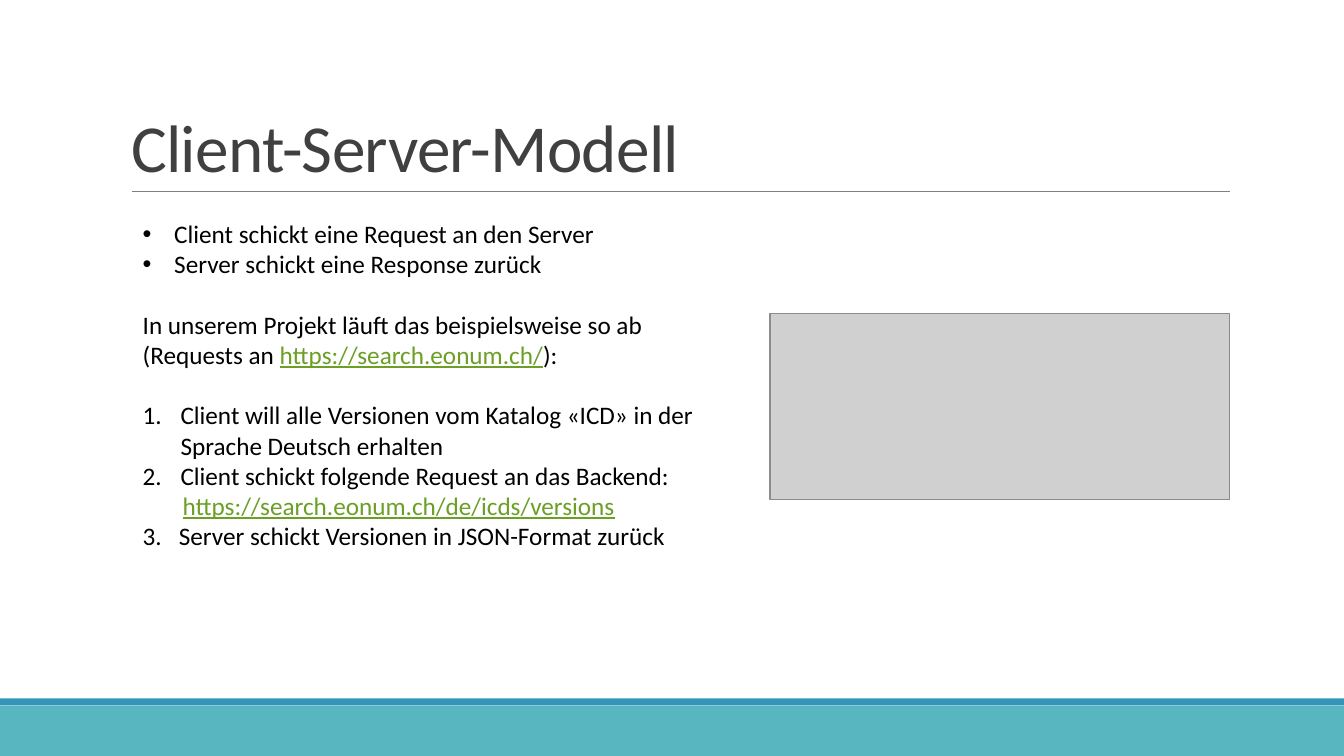
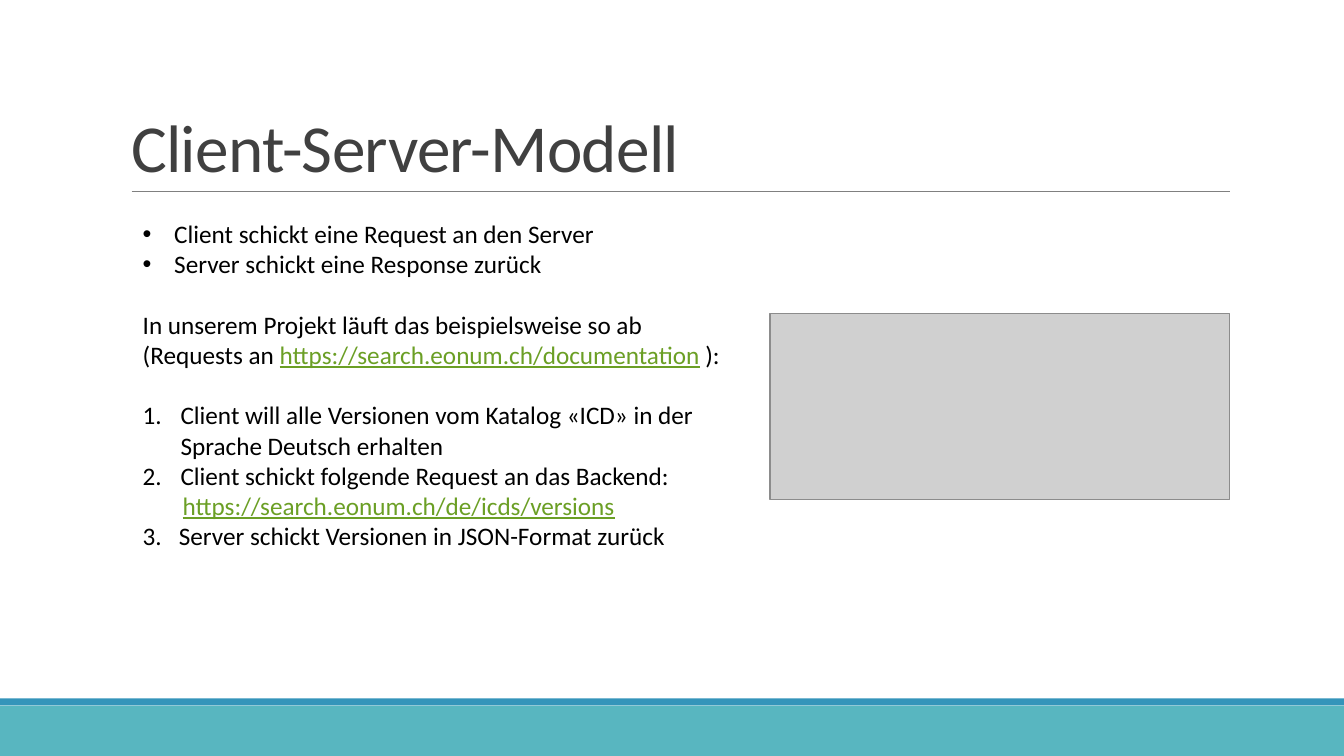
Before and after one commit to JanKoch99/PSE_DELIVERABLES, a slide deck: slide 14 of Präsentationen/4. Vortrag.pptx (slide 13 before the commit). Drawn at 1344x756 pixels with LibreOffice and Linux fonts; fonts in the diff are those of the drawing; grey boxes stand for pictures; background and template pictures are left out. Boxes give left, top, right and bottom in pixels: in the first picture for what was removed or moved away, otherwise in the second. Text is boxed around its words. In the diff, an @@ line names an element or a change of style, - is before the commit and + after.

```diff
--- a/Präsentationen/4. Vortrag.pptx
+++ b/Präsentationen/4. Vortrag.pptx
@@ text at [143,345,700,368]: text changed @@
-(Requests an https://search.eonum.ch/):
+(Requests an https://search.eonum.ch/documentation ):
```
Also in this commit, not shown: 2 other slides changed, 1 slide added.
